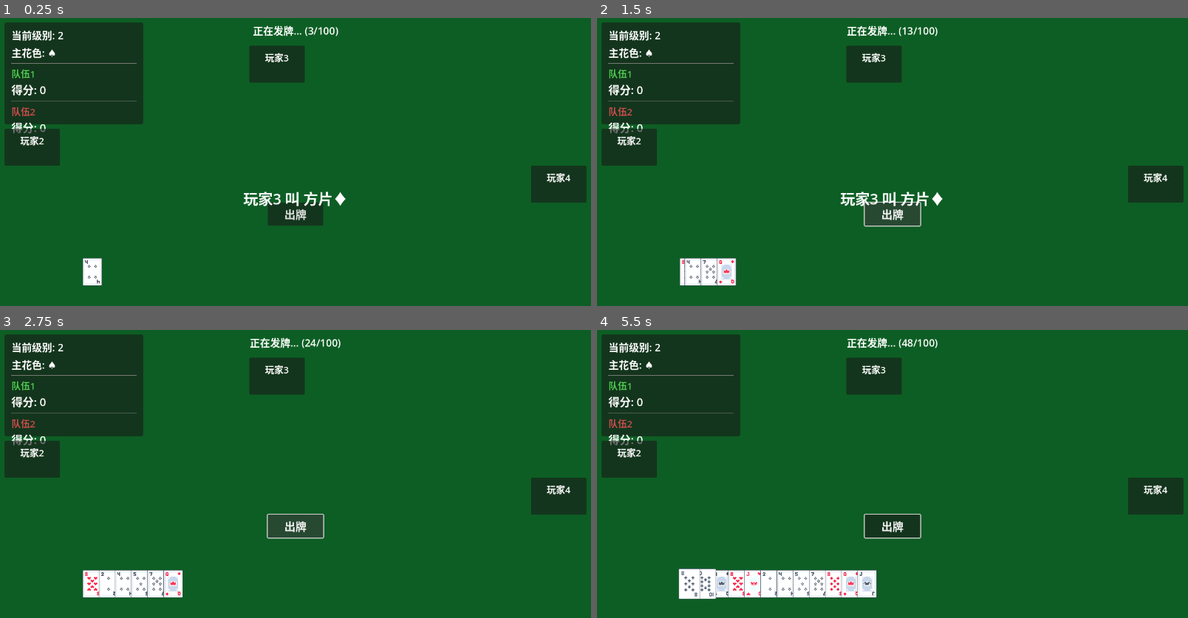
Above: before the commit, frames 1-4 (two rows, left to right).
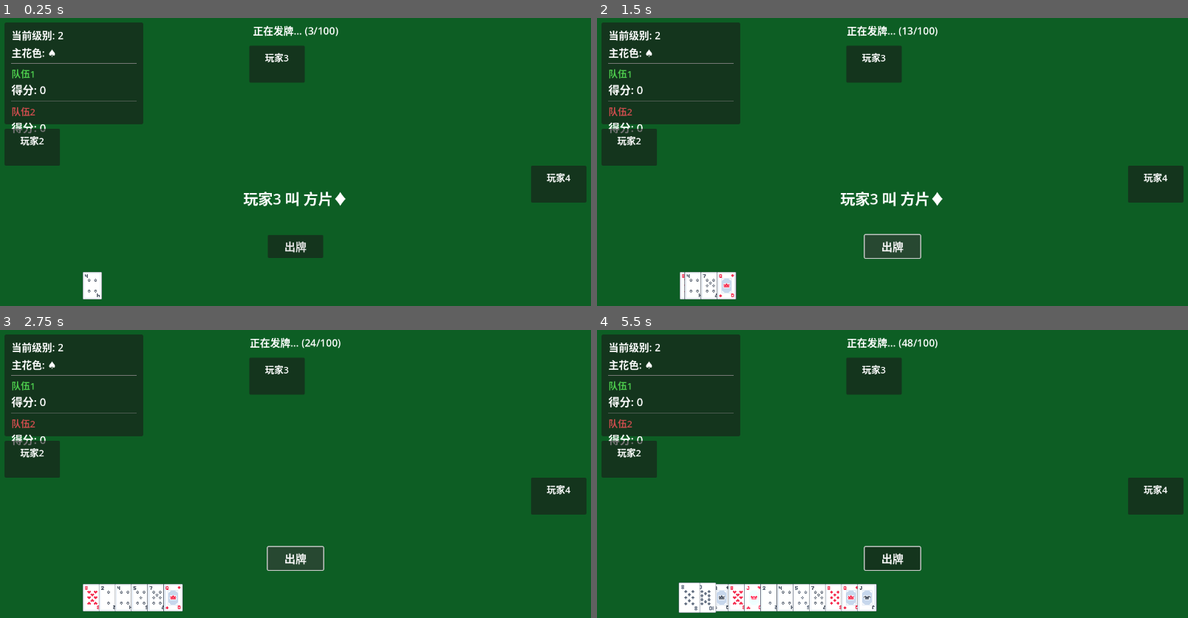
Above: after the commit, the same moments.

Repository: Eda-1121/Video-game-development
Game: Godot game, scene res://scenes/main.tscn
The game is run twice, just before and just after one commit, with the same random seed, the same clock (stepped at 60 frames per second) and the same inputs.
Inputs (mouse positions are in pixels of both pictures, inside the frame that each line leads up to):
- Up to frame 1 (0.25 s): no input
- Up to frame 2 (1.5 s): click "出牌" at 0.5 s; click "出牌" at 1.25 s
- Up to frame 3 (2.75 s): click "出牌" at 2 s
- Up to frame 4 (5.5 s): tap Enter at 2.75 s; move the mouse to (738, 583) at 2.77 s; click (738, 583) at 2.92 s; move the mouse to (750, 580) at 3.52 s; click (750, 580) at 3.67 s; move the mouse to (738, 574) at 4.27 s; click (738, 574) at 4.42 s; move the mouse to (691, 583) at 5.02 s; click (691, 583) at 5.17 s

The runs differ from the first frame. In frame 1, 1.8% of the frame differs, in the area x 14-55%, y 64-98%; in frame 2, 2.8%; in frame 3, 3.6%; in frame 4, 5.6%, in the area x 13-55%, y 63-99%.

Commit message:
向下调整按钮和卡牌位置以改善布局
- 将出牌按钮位置从y=400调整到y=470
- 将埋底按钮位置从y=400调整到y=470
- 将玩家1手牌位置从y=550调整到y=580
- 优化按钮与卡牌之间的间距，避免重叠

🤖 Generated with [Claude Code](https://claude.com/claude-code)

Co-Authored-By: Claude <noreply@anthropic.com>

Diff:
--- a/扑克牌游戏-升级/scripts/game_manager.gd
+++ b/扑克牌游戏-升级/scripts/game_manager.gd
@@ -54,7 +54,7 @@
 
 	# 玩家位置：玩家1在下方居中，其他AI玩家位置不变
 	var player_positions = [
-		Vector2(200, 550),   # 玩家1（人类）- 下方居中
+		Vector2(200, 580),   # 玩家1（人类）- 下方居中，向下调整
 		Vector2(50, 280),    # 玩家2（AI）- 左侧
 		Vector2(100, 50),    # 玩家3（AI）- 上方
 		Vector2(1050, 280)   # 玩家4（AI）- 右侧
--- a/扑克牌游戏-升级/scripts/ui_manager.gd
+++ b/扑克牌游戏-升级/scripts/ui_manager.gd
@@ -133,8 +133,8 @@
 	# =====================================
 	var button_container = HBoxContainer.new()
 	# 居中显示：屏幕宽度1280，按钮宽120，居中位置 (1280-120)/2 = 580
-	# 按钮位置更靠上，避免与卡牌重叠（y=400，距离手牌150px）
-	button_container.position = Vector2(580, 400)
+	# 按钮位置调整到y=470，与手牌保持适当距离
+	button_container.position = Vector2(580, 470)
 	button_container.add_theme_constant_override("separation", 20)
 	add_child(button_container)
 
@@ -154,7 +154,7 @@
 	bury_button.pressed.connect(_on_bury_button_pressed)
 	bury_button.visible = false
 	# 埋底按钮独立定位，居中显示
-	bury_button.position = Vector2(570, 400)  # 与出牌按钮相同高度
+	bury_button.position = Vector2(570, 470)  # 与出牌按钮相同高度
 	add_child(bury_button)
 
 	# =====================================
